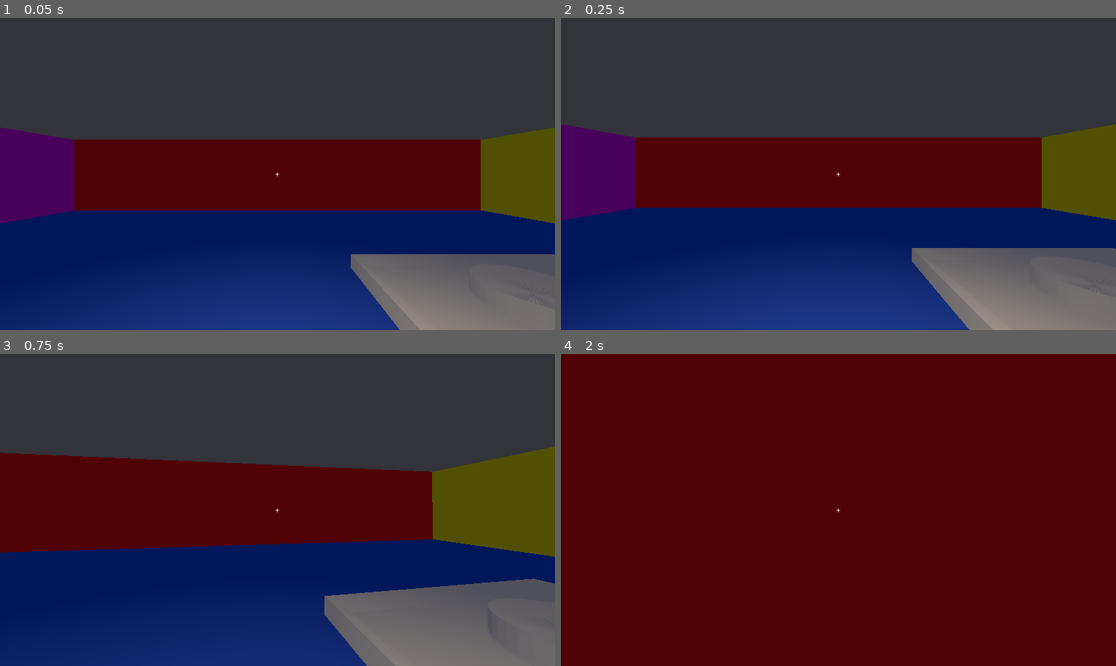
Above: before the commit, frames 1-4 (two rows, left to right).
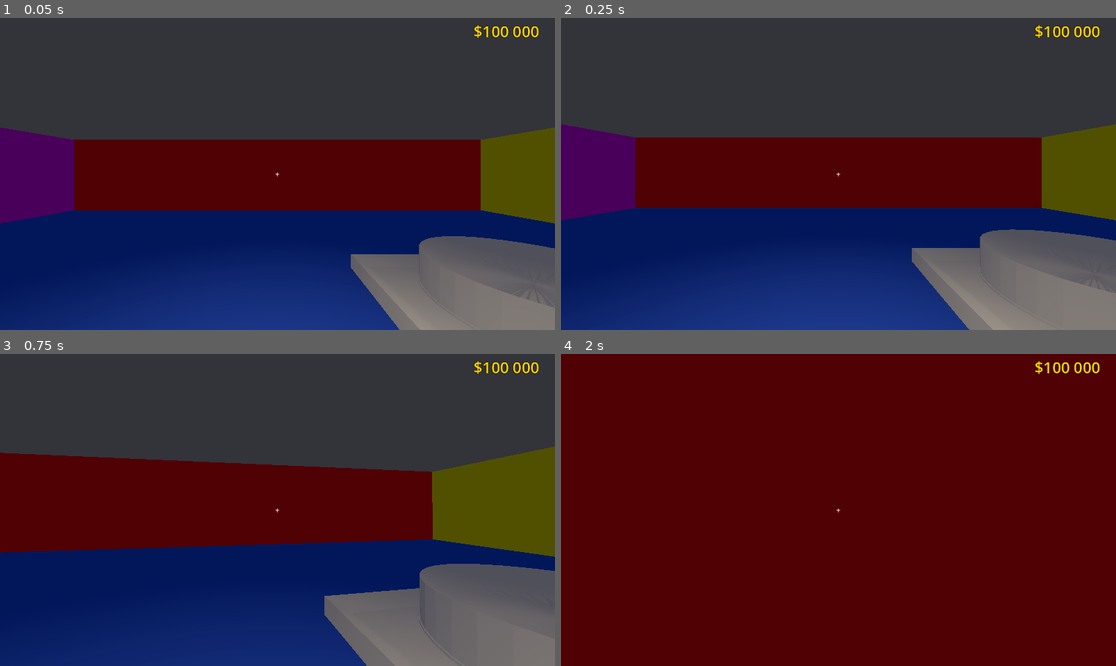
Above: after the commit, the same moments.

Repository: Marc-antoine19/Roulette-game
Game: Godot game, scene res://main.tscn
The game is run twice, just before and just after one commit, with the same random seed, the same clock (stepped at 60 frames per second) and the same inputs.
Inputs (mouse positions are in pixels of both pictures, inside the frame that each line leads up to):
- Up to frame 1 (0.05 s): no input
- Up to frame 2 (0.25 s): no input
- Up to frame 3 (0.75 s): tap Enter at 0.5 s; move the mouse to (305, 510) at 0.52 s; hold W (move_forward) from 0.53 s (still down); hold E (interact, bound only after the commit) from 0.53 s (still down); click (305, 510) at 0.67 s
- Up to frame 4 (2 s): keep holding W (move_forward); move the mouse to (810, 510) at 1.27 s; release E (interact, bound only after the commit) at 1.28 s; tap E (interact, bound only after the commit) at 1.35 s; click (810, 510) at 1.42 s

The runs differ from the first frame. In frame 1, 1.4% of the frame differs, in the area x 75-100%, y 2-94%; in frame 2, 1.5%; in frame 3, 1.6%, in the area x 75-100%, y 2-91%; in frame 4, 0.2%.

Commit message:
added a bunch of stuff, new table, new money system, new betting system

Diff:
--- /dev/null
+++ b/bullshit_ass_table_2.gd
@@ -0,0 +1,18 @@
+extends StaticBody3D
+
+@onready var mesh = find_child("MeshInstance3D", true, false)
+var original_material
+
+func _ready():
+	original_material = mesh.material_override
+
+func highlight(state):
+	if state:
+		var mat = StandardMaterial3D.new()
+		mat.albedo_color = Color(0.5, 1.0, 0.5)
+		mesh.material_override = mat
+	else:
+		mesh.material_override = original_material
+
+func interact():
+	get_tree().call_group("bet_ui", "open_bet_menu")
--- /dev/null
+++ b/game_manager.gd
@@ -0,0 +1,27 @@
+extends Node
+
+var money = 100000
+var current_bet = 0
+
+@onready var game = get_node("/root/Main/GameManager")
+@onready var money_label = get_tree().get_first_node_in_group("money_label")
+
+func update_ui():
+	if money_label:
+		money_label.text = "$" + str(money)
+
+func place_bet(amount):
+	if amount <= 0:
+		return false
+
+	if amount > money:
+		return false
+
+	current_bet = amount
+	update_ui()
+	return true
+
+func spend_bet():
+	money -= current_bet
+	current_bet = 0
+	update_ui()
--- a/main.tscn
+++ b/main.tscn
@@ -1,10 +1,14 @@
-[gd_scene load_steps=30 format=3 uid="uid://bol16pimavvw3"]
+[gd_scene load_steps=35 format=3 uid="uid://bol16pimavvw3"]
 
 [ext_resource type="Script" uid="uid://c7gcja13dlwaf" path="res://player.gd" id="1_ig7tw"]
 [ext_resource type="Script" uid="uid://wjrtkyqlq8vs" path="res://spinbutton.gd" id="2_0xm2m"]
+[ext_resource type="Script" uid="uid://cxupp4pib4hk6" path="res://ui.gd" id="3_5vw27"]
 [ext_resource type="PackedScene" uid="uid://cwp52v843m5nk" path="res://bullshit ass table2.glb" id="3_h2yge"]
 [ext_resource type="PackedScene" uid="uid://dky3w1i7ytoev" path="res://new spinny table again2.0.glb" id="4_lquwl"]
 [ext_resource type="Script" uid="uid://bd0vu6p074nx2" path="res://new_spinny_table_again_2.0.gd" id="5_7mycd"]
+[ext_resource type="Script" uid="uid://1altmltwkm6j" path="res://bullshit_ass_table_2.gd" id="5_kek77"]
+[ext_resource type="Script" uid="uid://yn2kxks7osf5" path="res://game_manager.gd" id="8_4c57u"]
+[ext_resource type="PackedScene" uid="uid://berh26v77xcnn" path="res://Fucckass table the Third finalplsplsdihateblenderfklop.glb" id="9_kek77"]
 
 [sub_resource type="BoxShape3D" id="BoxShape3D_0xm2m"]
 size = Vector3(16, 0.4, 16)
@@ -85,6 +89,9 @@
 
 [sub_resource type="SphereMesh" id="SphereMesh_h2yge"]
 
+[sub_resource type="BoxShape3D" id="BoxShape3D_4c57u"]
+size = Vector3(3, 0.2, 6)
+
 [node name="Main" type="Node3D"]
 
 [node name="Floor" type="StaticBody3D" parent="."]
@@ -194,6 +201,7 @@
 shape = SubResource("BoxShape3D_lquwl")
 
 [node name="UI" type="CanvasLayer" parent="."]
+script = ExtResource("3_5vw27")
 
 [node name="crosshair" type="Label" parent="UI"]
 anchors_preset = 8
@@ -212,6 +220,41 @@
 horizontal_alignment = 1
 vertical_alignment = 1
 
+[node name="MoneyLabel" type="Label" parent="UI" groups=["money_label"]]
+anchors_preset = 1
+anchor_left = 1.0
+anchor_right = 1.0
+offset_left = -102.0
+offset_top = 5.0
+offset_right = -33.0
+offset_bottom = 28.0
+grow_horizontal = 0
+theme_override_colors/font_color = Color(1, 0.843137, 0, 1)
+theme_override_constants/outline_size = 3
+theme_override_font_sizes/font_size = 32
+text = "$100 000"
+
+[node name="BetPanel" type="Panel" parent="UI"]
+visible = false
+offset_right = 40.0
+offset_bottom = 40.0
+
+[node name="VBoxContainer" type="VBoxContainer" parent="UI/BetPanel"]
+layout_mode = 0
+offset_right = 40.0
+offset_bottom = 40.0
+
+[node name="Label" type="Label" parent="UI/BetPanel/VBoxContainer"]
+layout_mode = 2
+text = "Enter your bet:"
+
+[node name="LineEdit" type="LineEdit" parent="UI/BetPanel/VBoxContainer"]
+layout_mode = 2
+
+[node name="ConfirmButton" type="Button" parent="UI/BetPanel/VBoxContainer"]
+layout_mode = 2
+text = "Confirm"
+
 [node name="CeilingLight" type="SpotLight3D" parent="."]
 transform = Transform3D(1, 0, 0, 0, -4.37114e-08, 1, 0, -1, -4.37114e-08, 0, 2.8, 0)
 light_color = Color(1, 0.921569, 0.784314, 1)
@@ -224,11 +267,29 @@
 material_override = SubResource("StandardMaterial3D_7mycd")
 mesh = SubResource("SphereMesh_h2yge")
 
-[node name="bullshit ass table2" parent="." instance=ExtResource("3_h2yge")]
+[node name="new spinny table again2_0" parent="." instance=ExtResource("4_lquwl")]
+transform = Transform3D(0.4, 0, 0, 0, 0.4, 0, 0, 0, 0.4, 2.41918, 0.358955, -1.91919)
+script = ExtResource("5_7mycd")
+
+[node name="MeshInstance3D" type="MeshInstance3D" parent="."]
+
+[node name="GameManager" type="Node3D" parent="."]
+script = ExtResource("8_4c57u")
+
+[node name="BettingTable" type="StaticBody3D" parent="."]
+script = ExtResource("5_kek77")
+
+[node name="bullshit ass table2" parent="BettingTable" instance=ExtResource("3_h2yge")]
 transform = Transform3D(1, 0, 0, 0, 1, 0, 0, 0, 1, 1.0918, 0.2, 2.96853)
 
-[node name="new spinny table again2_0" parent="." instance=ExtResource("4_lquwl")]
-transform = Transform3D(0.2, 0, 0, 0, 0.2, 0, 0, 0, 0.2, 2.41918, 0.358955, -1.91919)
-script = ExtResource("5_7mycd")
-
-[node name="MeshInstance3D" type="MeshInstance3D" parent="."]
+[node name="MeshInstance3D" type="MeshInstance3D" parent="BettingTable/bullshit ass table2"]
+transform = Transform3D(1, 0, 0, 0, 1, 0, 0, 0, 1, 1.19209e-07, 0, 0)
+
+[node name="CollisionShape3D" type="CollisionShape3D" parent="BettingTable"]
+transform = Transform3D(1, 0, 0, 0, 1, 0, 0, 0, 1, 2.59466, 0.299217, -0.0172758)
+shape = SubResource("BoxShape3D_4c57u")
+
+[node name="Fucckass table the Third finalplsplsdihateblenderfklop" parent="." instance=ExtResource("9_kek77")]
+transform = Transform3D(-4.37114e-08, 0, 1, 0, 1, 0, -1, 0, -4.37114e-08, 1.092, 0.2, 2.969)
+
+[connection signal="pressed" from="UI/BetPanel/VBoxContainer/ConfirmButton" to="UI" method="confirm_bet"]
--- a/player.gd
+++ b/player.gd
@@ -34,6 +34,10 @@
 			if current_target and current_target.has_method("interact"):
 				current_target.interact()
 
+	# ✅ ADD THIS RIGHT HERE (NEW)
+	if event.is_action_pressed("interact"):
+		if current_target and current_target.has_method("interact"):
+			current_target.interact()
 
 	if event.is_action_pressed("ui_cancel"):
 		Input.mouse_mode = Input.MOUSE_MODE_VISIBLE
--- a/project.godot
+++ b/project.godot
@@ -37,3 +37,8 @@
 "events": [Object(InputEventKey,"resource_local_to_scene":false,"resource_name":"","device":-1,"window_id":0,"alt_press …(192 unchanged characters)…
 ]
 }
+interact={
+"deadzone": 0.2,
+"events": [Object(InputEventKey,"resource_local_to_scene":false,"resource_name":"","device":-1,"window_id":0,"alt_pressed":false,"shift_pressed":false,"ctrl_pressed":false,"meta_pressed":false,"pressed":false,"keycode":0,"physical_keycode":69,"key_label":0,"unicode":101,"location":0,"echo":false,"script":null)
+]
+}
--- a/spinbutton.gd
+++ b/spinbutton.gd
@@ -24,9 +24,17 @@
 		mesh.material_override = original_material
 
 func interact():
+	var game = get_node("/root/Main/GameManager")
+
+	if game.current_bet <= 0:
+		print("No bet placed!")
+		return
+
 	press_animation()
 
 	print("Spin button clicked!")
 
+	game.spend_bet()
+
 	var table = get_parent().get_node("new spinny table again2_0")
 	table.spin()
--- /dev/null
+++ b/ui.gd
@@ -0,0 +1,32 @@
+extends CanvasLayer
+
+@onready var bet_panel = $BetPanel
+@onready var bet_input = $BetPanel/VBoxContainer/LineEdit
+@onready var game = get_node("/root/Main/GameManager")
+
+func _ready():
+	add_to_group("bet_ui")
+
+func open_bet_menu():
+	bet_panel.visible = true
+	Input.mouse_mode = Input.MOUSE_MODE_VISIBLE
+
+func close_bet_menu():
+	bet_panel.visible = false
+	Input.mouse_mode = Input.MOUSE_MODE_CAPTURED
+
+func confirm_bet():
+	var amount = int(bet_input.text)
+
+	if game.place_bet(amount):
+		print("Bet accepted:", amount)
+		close_bet_menu()
+	else:
+		print("Invalid bet")
+
+
+func _on_button_pressed() -> void:
+	confirm_bet
+
+func confirm_bet1():
+	print("CONFIRM BUTTON PRESSED")
Binary file added: Fucckass table the Third finalplsplsdihateblenderfklop.glb
Not shown, changed: Fucckass table the Third finalplsplsdihateblenderfklop.glb.import
Binary file added: Fucckass table the Third finalplsplsdihateblenderfklop_rtabs.png
Not shown, added: Fucckass table the Third finalplsplsdihateblenderfklop_rtabs.png.import
Binary file removed: bullshit ass table.glb
Not shown, added: bullshit_ass_table_2.gd.uid
Not shown, added: game_manager.gd.uid
Not shown, added: ui.gd.uid
